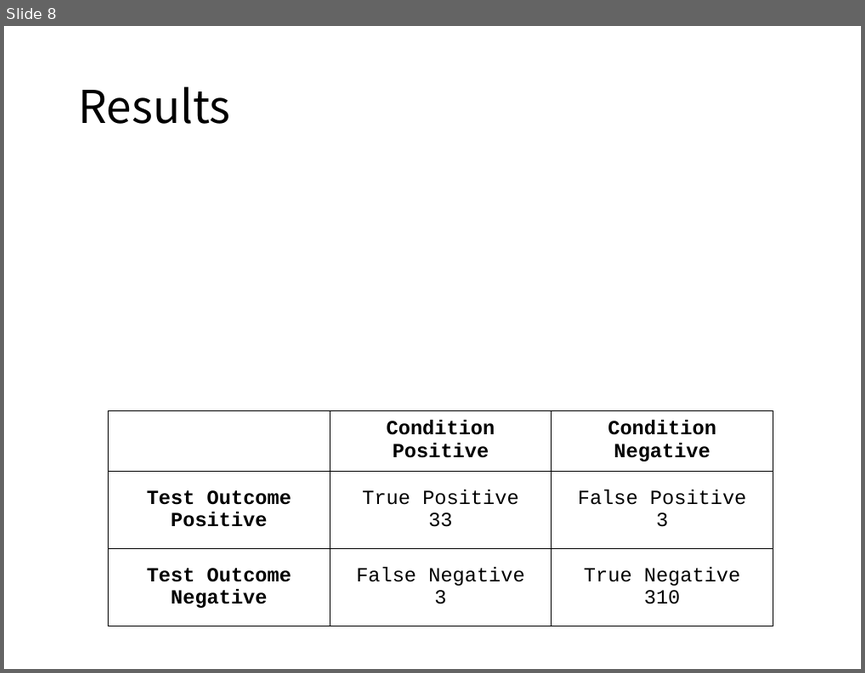
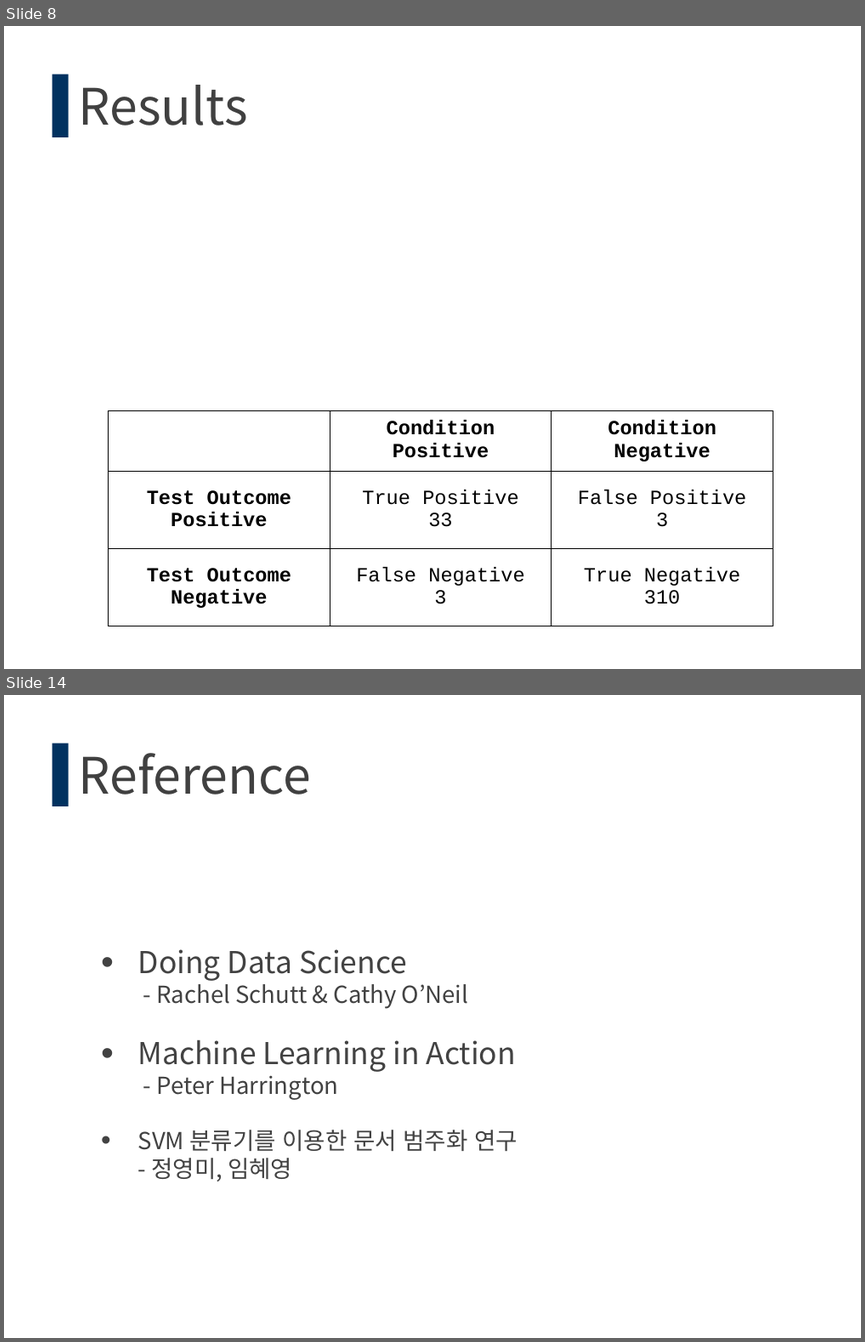
Before and after one commit to tebica/datacontest, a slide deck: [SEP592] Contest 2조(임석빈,박민우).pptx. Shown one above the other, each under a label of ours: slide 8 before the commit, slides 8 and 14 after it; the slides between them are not shown. The pictures are 865x673 and 865x1342 pixels, drawn with LibreOffice and Linux fonts; fonts in the diff are those of the drawing; grey boxes stand for pictures; background and template pictures are left out. Boxes give left, top, right and bottom in pixels: in the first picture for what was removed or moved away, otherwise in the second. Text is boxed around its words. In the diff, an @@ line names an element or a change of style, - is before the commit and + after.

```diff
--- a/[SEP592] Contest 2조(임석빈,박민우).pptx
+++ b/[SEP592] Contest 2조(임석빈,박민우).pptx
@@ slide 14 added at (4, 695, 861, 1338), background #FFFFFF; not listed: 1 template element that a slide beside it also shows @@
@@ title added at (79, 753, 311, 794), 60 pt, text #404040 @@
+Reference
@@ text added at (138, 949, 517, 1181), 28 pt, text #424242 @@
+• Doing Data Science
+  - Rachel Schutt & Cathy O’Neil
+• Machine Learning in Action
+  - Peter Harrington
+• SVM 분류기를 이용한 문서 범주화 연구
+  - 정영미, 임혜영
@@ slide 8 changed as well @@
@@ title "Results" at (79, 85, 248, 125): size 54 to 60 pt, text colour #000000 to #404040 @@
@@ rectangle added at (52, 74, 69, 137), fill #013260 @@
```
Also in this commit, not shown: 7 other slides changed, 5 other slides added.
